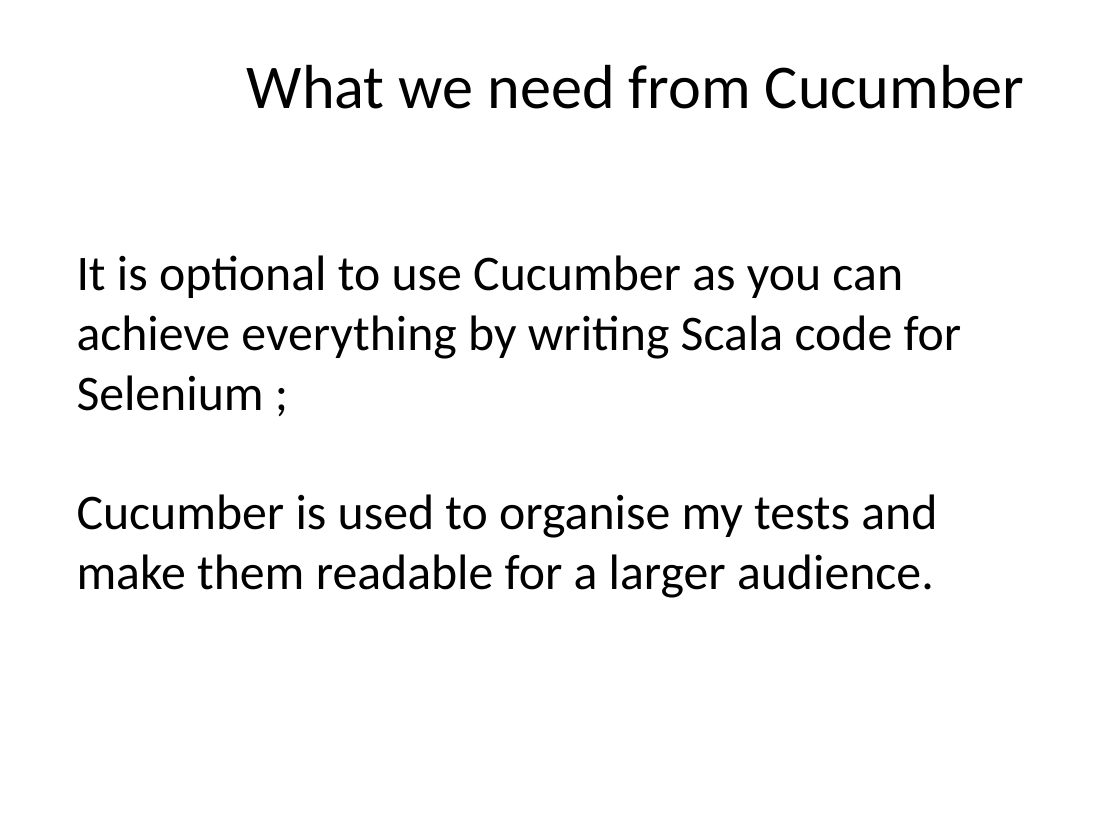
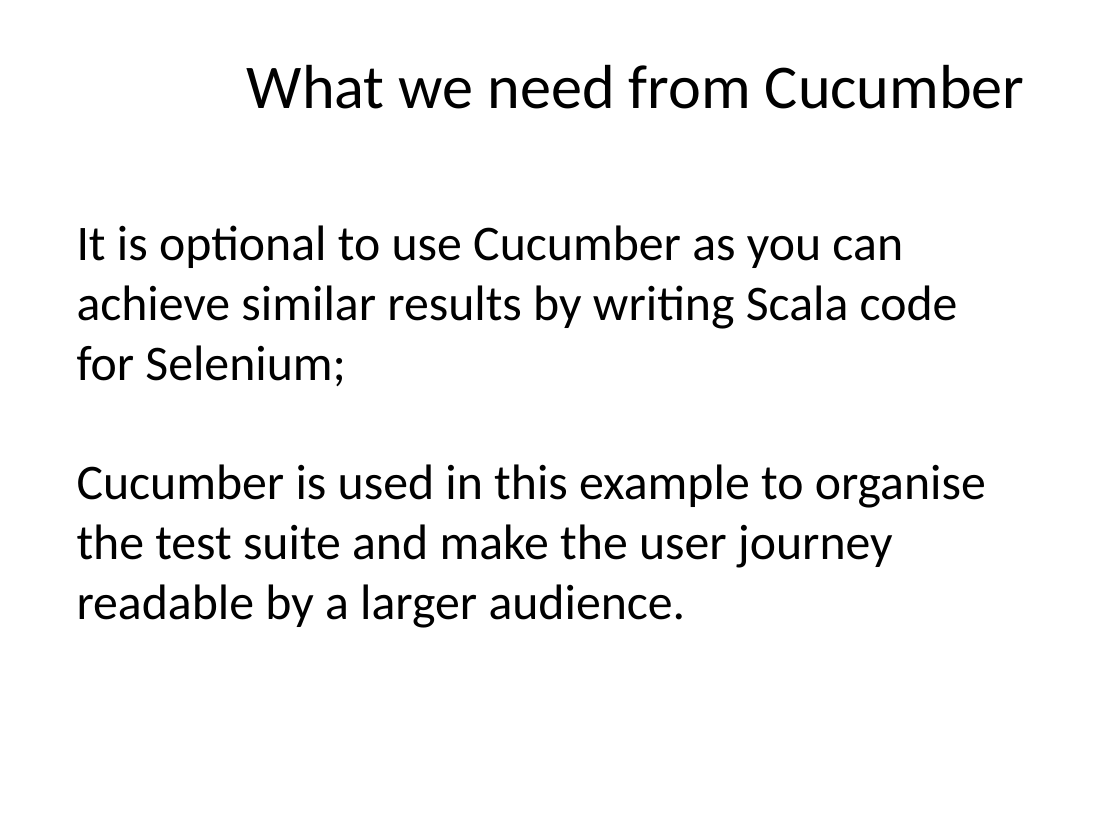
Before and after one commit to kristapsmelderis/tapost-2015-accessibility, a slide deck: slide 11 of tapost-2015-accessibility.pptx. Drawn at 1120x840 pixels with LibreOffice and Linux fonts; fonts in the diff are those of the drawing; background and template pictures are left out. Boxes give left, top, right and bottom in pixels: in the first picture for what was removed or moved away, otherwise in the second. Text is boxed around its words. In the diff, an @@ line names an element or a change of style, - is before the commit and + after.

Commit message:
finalise example test project, finalise presentation

```diff
--- a/tapost-2015-accessibility.pptx
+++ b/tapost-2015-accessibility.pptx
@@ text at (77, 225, 986, 628): text changed @@
-It is optional to use Cucumber as you can achieve everything by writing Scala code for Selenium ;
-Cucumber is used to organise my tests and make them readable for a larger audience.
+It is optional to use Cucumber as you can achieve similar results by writing Scala code for Selenium;
+Cucumber is used in this example to organise the test suite and make the user journey readable by a larger audience.
```
Also in this commit, not shown: 7 other slides changed, 7 slides added, 11 other files.
